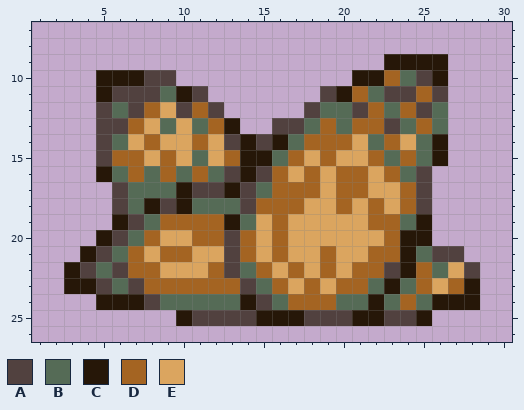
Two versions of one pixel-art sprite, public/icons/almond.png. Above is the file before it was changed.
The file is 32x32 pixels. Shown: x 1..30, y 7..26.
Palette (. is transparent): A #51413f  B #556b56  C #261708  D #a46422  E #dba55f
Pixels before, first column x 3:
 9 ....................CCCC..
10 ..CCCAA...........CCDBAC..
11 ..CAAABCA.......ACDBAADA..
12 ..ABADEADA.....ABBADBDAB..
13 ..AADEBEBDC..AABDBDDABDB..
14 ..ABEDEEDEACACBDDDEBDEBC..
15 ..ADDEDEBEDCCBDEDEEDBDBC..
16 ..CBDBDBDBACADEDEDDEDBA...
17 ...ABBBCAACABDDDEDDEEDA...
18 ...ABCACBBBADDDEEDEDEDA...
19 ...CABDDDDCBEDEEEEEDDBC...
20 ..CABDEEDDADEDEEEEEEDCC...
21 .CABDEDDEEADEDEEDEEDDCBAA.
22 CABADDEEEDABDEDEDEDDACDBEA
23 CCABADDDDDDABDEDEDDBCBDEDC
24 ..CCCABBBBBCABDDDBBCBDBCCC
25 .......CAAAACCCAAACCAAC...
After the commit:
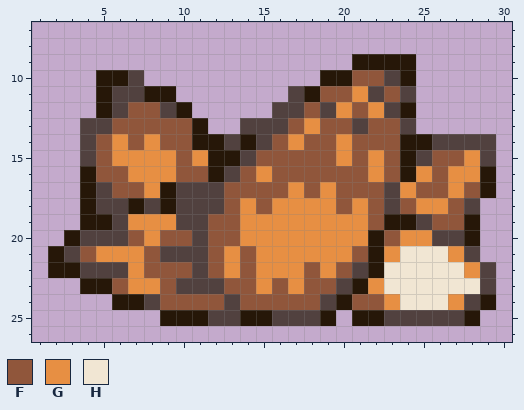
Colours new in this view: F #90563b  G #e78f43  H #f1e6d3
Changes in this commit:
Changed rows in their new state; - is an unchanged pixel.
first column x 2:
 9 -------------------CC--..---
10 -----A..---------CCFFAC..---
11 ------CC..-----ACFFGAF-..---
12 ---CAFFAC..---AAFAGFGAC..---
13 --A-FFFFFC..AA-FGFFAFFA..---
14 --AFGFGFFCC---FGFFGFFFCCAAAA
15 --AFGGGGFGCCAFFFFFGFGFCAFFGA
16 --CFFGGGFFC-FGFFFFFFGFCGFGGC
17 --CAFFGCA--FFFFGFGFFFAGFFGFC
18 --CA-CACAAAFGFGGGGFGFAFGGFA-
19 --CCAGGGAAFFGGGGGGGGFCCAFFC-
20 -CAA-FGFFAFFGGGGGGGGCFGGAAC-
21 CAFGGGFAAAFGFGGGGGGFCGHHHGA-
22 C--A-GFFFAFGFGGGFGFACHHHHHGA
23 -.-CFGGFAAAFFGFGFFACGHHHHHHA
24 ---.---FFFFAFFFFFACFFGHHHGAC
25 -------C-C--C-AA-C.----AAAC-
Pixel boxes of the changes (left, top, right, bottom) in both pictures:
changed: (48, 54, 496, 326)
